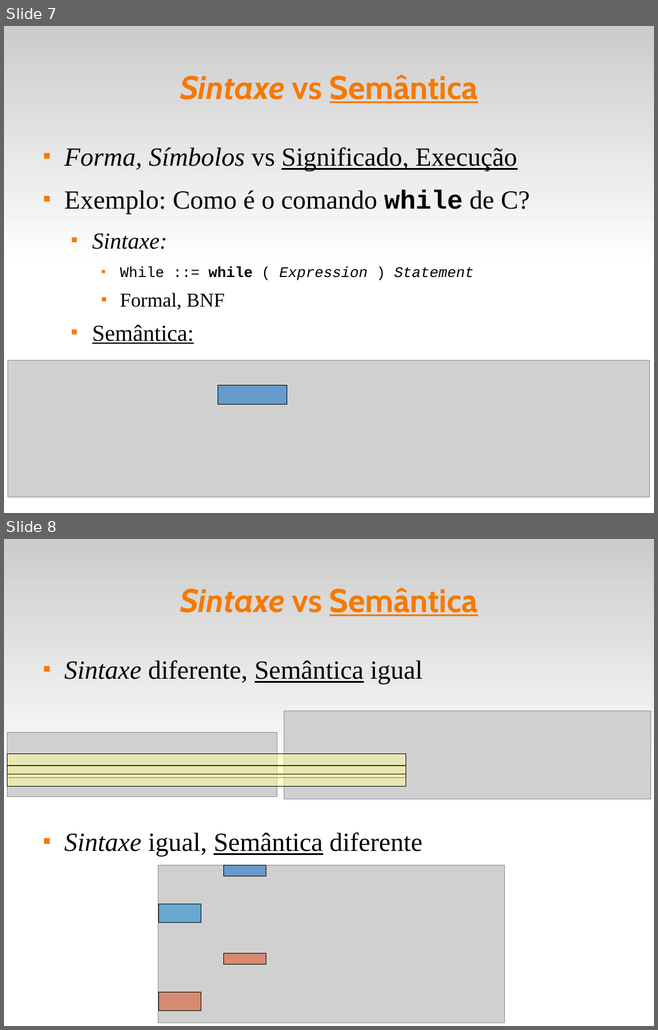
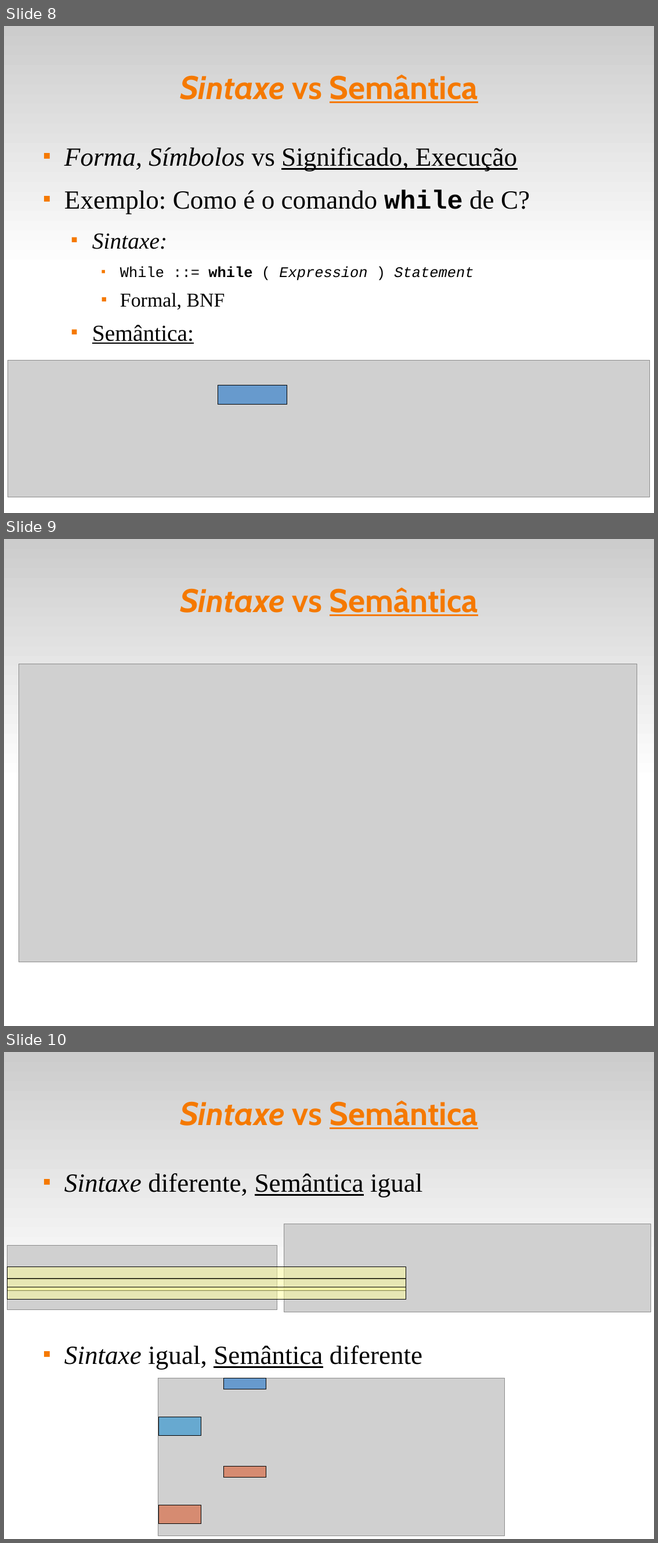
Before and after one commit to fsantanna-uerj/EDL, a slide deck: slides/edl-01.odp. Shown one above the other, each under a label of ours: slides 7 and 8 before the commit, slides 8, 9 and 10 after it. The pictures are 658x1030 and 658x1543 pixels, drawn with LibreOffice and Linux fonts; fonts in the diff are those of the drawing; grey boxes stand for pictures. Boxes give left, top, right and bottom in pixels: in the first picture for what was removed or moved away, otherwise in the second. Text is boxed around its words. In the diff, an @@ line names an element or a change of style, - is before the commit and + after.

```diff
--- a/slides/edl-01.odp
+++ b/slides/edl-01.odp
@@ slide 9 added at <box>4,539,654,1026</box>, background #FFFFFF; not listed: 1 template element that a slide beside it also shows @@
@@ title added at <box>180,588,478,616</box>, 40 pt, text #F57900, bold @@
+Sintaxe vs Semântica
@@ picture added at <box>18,664,637,962</box> @@
@@ what was slide 7 is now slide 8 @@
@@ what was slide 8 is now slide 10 @@
```
Also in this commit, not shown: 2 slides changed, 1 other slide added, 2 other files.
